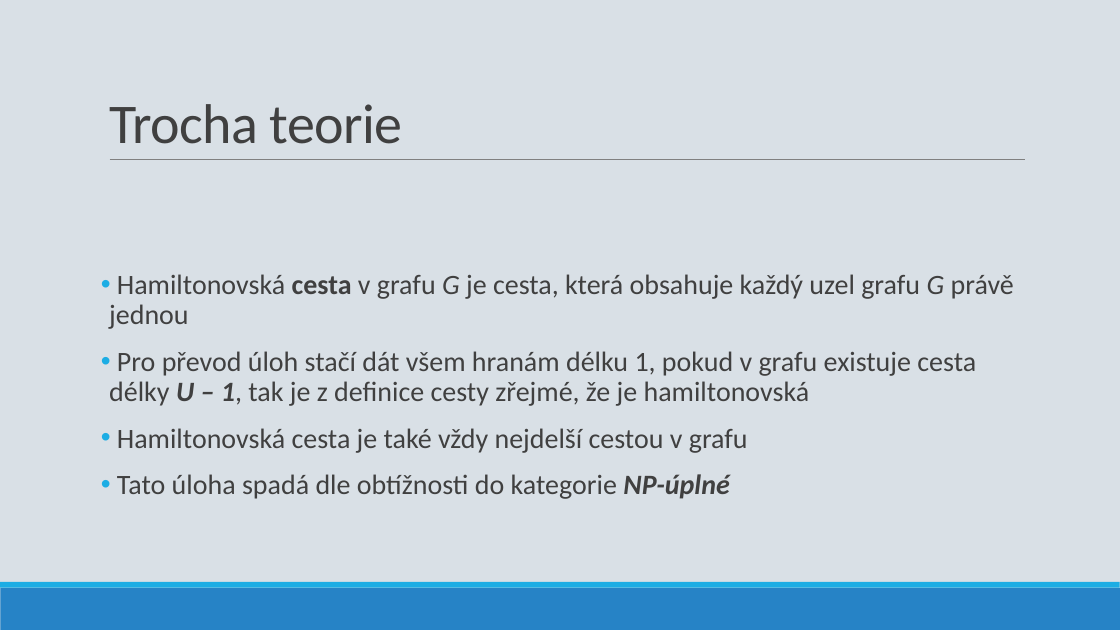
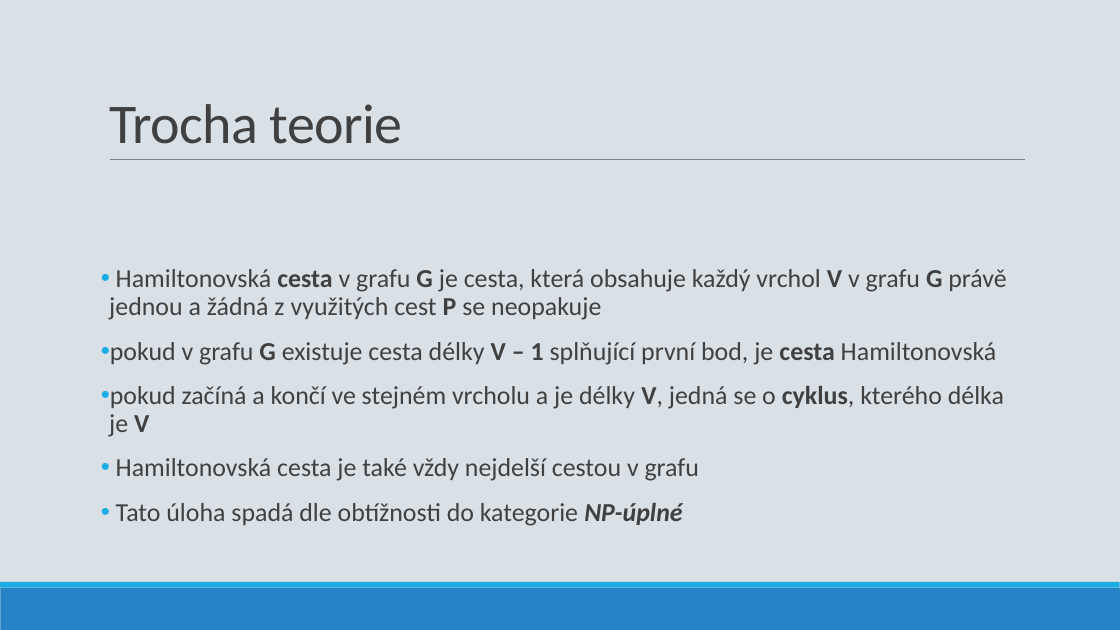
Before and after one commit to ldrahnik/ial_project_2019_2020, a slide deck: slide 2 of defense/presentation.pptx. Drawn at 1120x630 pixels with LibreOffice and Linux fonts; fonts in the diff are those of the drawing. Boxes give left, top, right and bottom in pixels: in the first picture for what was removed or moved away, otherwise in the second. Text is boxed around its words. In the diff, an @@ line names an element or a change of style, - is before the commit and + after.

```diff
--- a/defense/presentation.pptx
+++ b/defense/presentation.pptx
@@ text at box(109, 269, 1006, 437): text changed; size 24 to 22.2 pt @@
-• Hamiltonovská cesta v grafu G je cesta, která obsahuje každý uzel grafu G právě jednou
-• Pro převod úloh stačí dát všem hranám délku 1, pokud v grafu existuje cesta délky U – 1, tak je z definice cesty zřejmé, že je hamiltonovská
+• Hamiltonovská cesta v grafu G je cesta, která obsahuje každý vrchol V v grafu G právě jednou a žádná z využitých cest P se neopakuje
+• pokud v grafu G existuje cesta délky V – 1 splňující první bod, je cesta Hamiltonovská
+• pokud začíná a končí ve stejném vrcholu a je délky V, jedná se o cyklus, kterého délka je V
@@ text at box(116, 458, 699, 526): size 24 to 22.2 pt in "Hamiltonovská cesta je také vždy nejdelší cestou ...", "Tato úloha spadá dle obtížnosti do kategorie ..." @@
```
Also in this commit, not shown: 6 other slides changed, 1 slide added, 1 slide removed.
